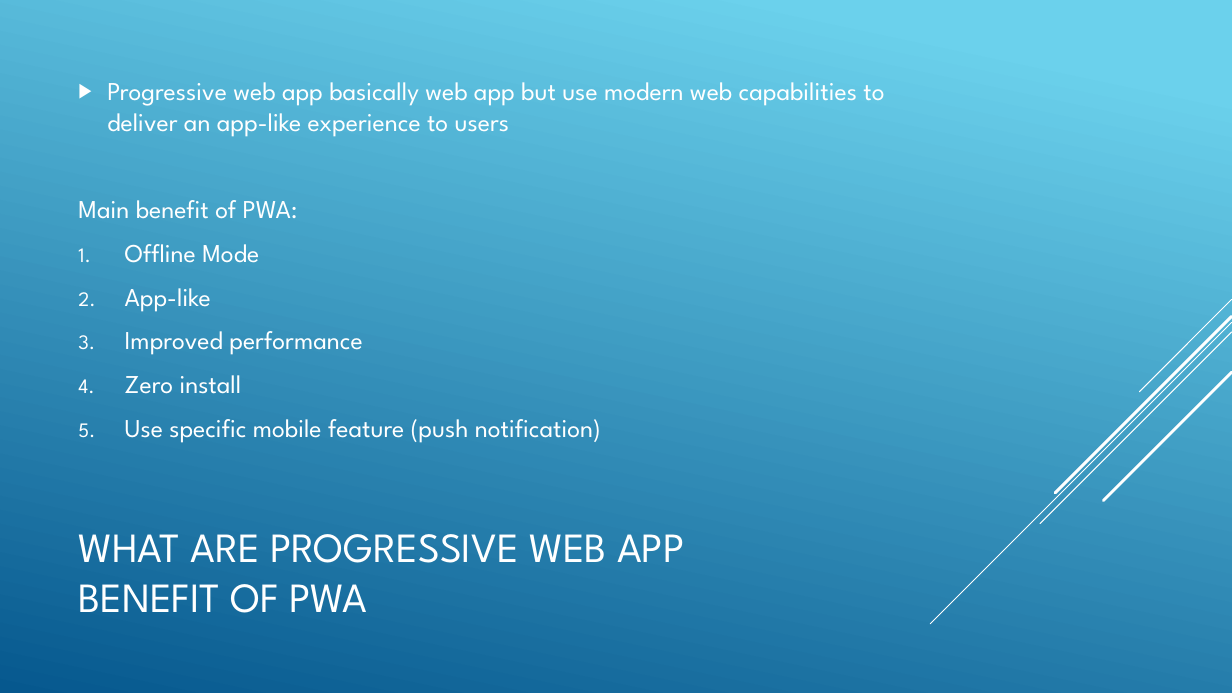
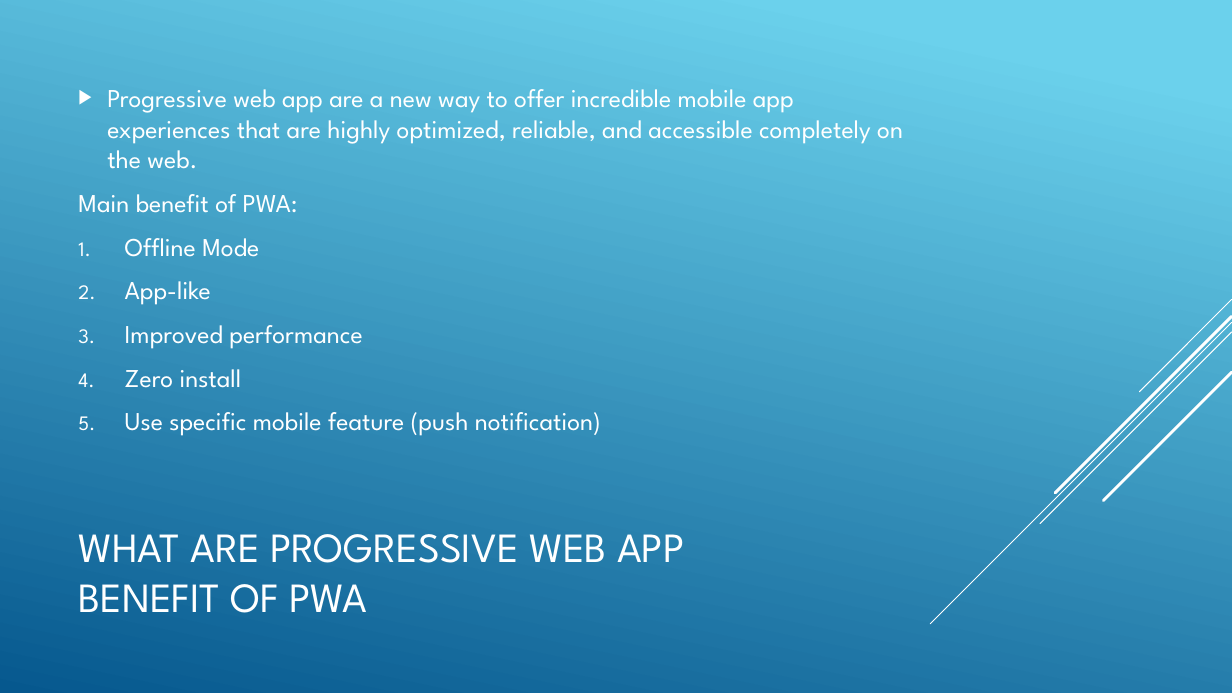
Before and after one commit to ngohungphuc/Presentation, a slide deck: slide 3 of ProgressiveWebApp/PWA.pptx. Drawn at 1232x693 pixels with LibreOffice and Linux fonts; fonts in the diff are those of the drawing. Boxes give left, top, right and bottom in pixels: in the first picture for what was removed or moved away, otherwise in the second. Text is boxed around its words. In the diff, an @@ line names an element or a change of style, - is before the commit and + after.

```diff
--- a/ProgressiveWebApp/PWA.pptx
+++ b/ProgressiveWebApp/PWA.pptx
@@ text at (107, 89, 903, 169): text changed @@
-▶ Progressive web app basically web app but use modern web capabilities to deliver an app-like experience to users
+▶ Progressive web app are a new way to offer incredible mobile app experiences that are highly optimized, reliable, and accessible completely on the web.
```
Also in this commit, not shown: 7 other slides changed, 2 slides added, 1 slide removed, 1 other file.
